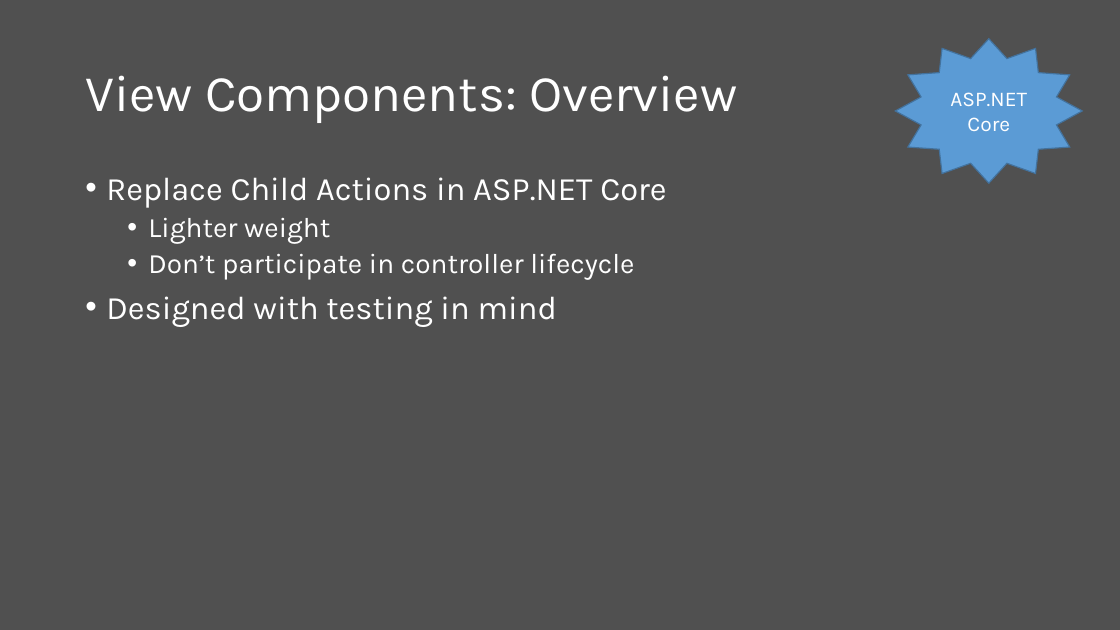
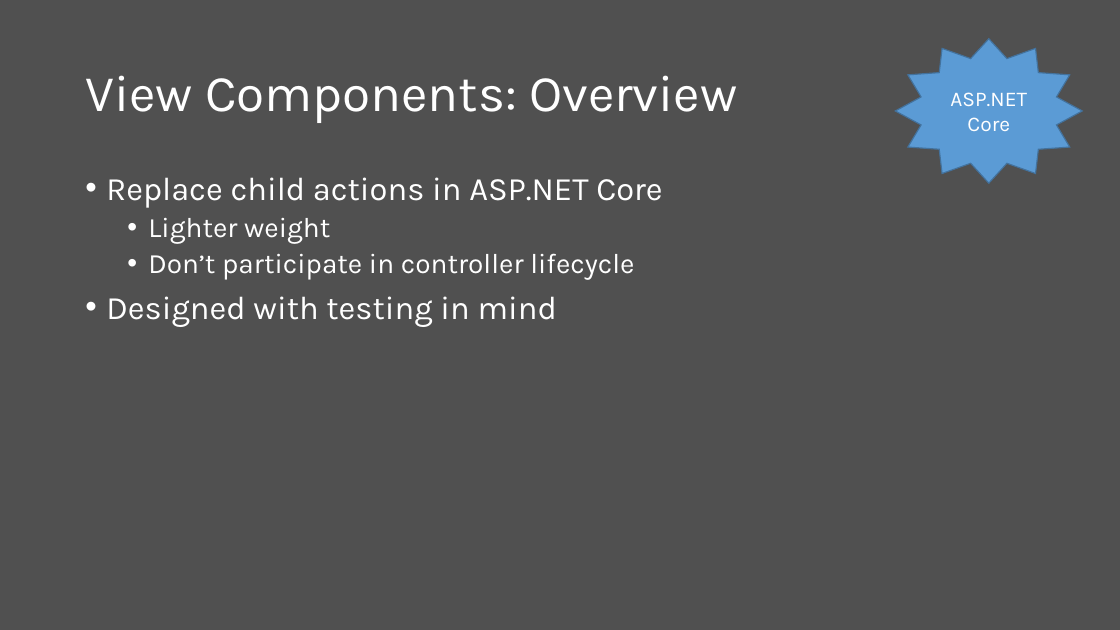
Before and after one commit to scottaddie/slide-decks, a slide deck: slide 14 of Building Reusable UI Components in ASP.NET Core MVC.pptx. Drawn at 1120x630 pixels with LibreOffice and Linux fonts; fonts in the diff are those of the drawing. Boxes give left, top, right and bottom in pixels: in the first picture for what was removed or moved away, otherwise in the second. Text is boxed around its words. In the diff, an @@ line names an element or a change of style, - is before the commit and + after.

Commit message:
Minor tweaks

```diff
--- a/Building Reusable UI Components in ASP.NET Core MVC.pptx
+++ b/Building Reusable UI Components in ASP.NET Core MVC.pptx
@@ text at (106,177,662,208): text changed @@
-• Replace Child Actions in ASP.NET Core
+• Replace child actions in ASP.NET Core
```
Also in this commit, not shown: 2 other slides changed.
